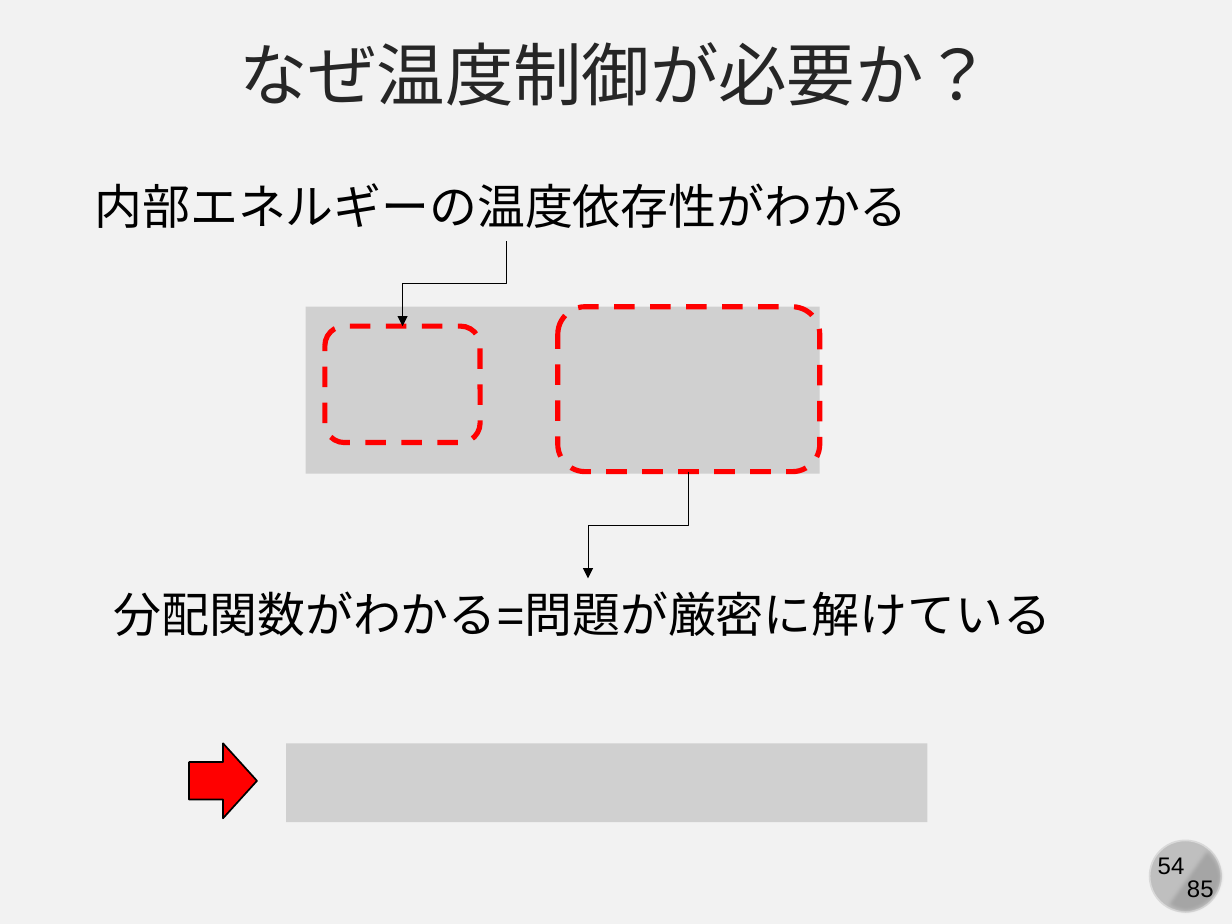
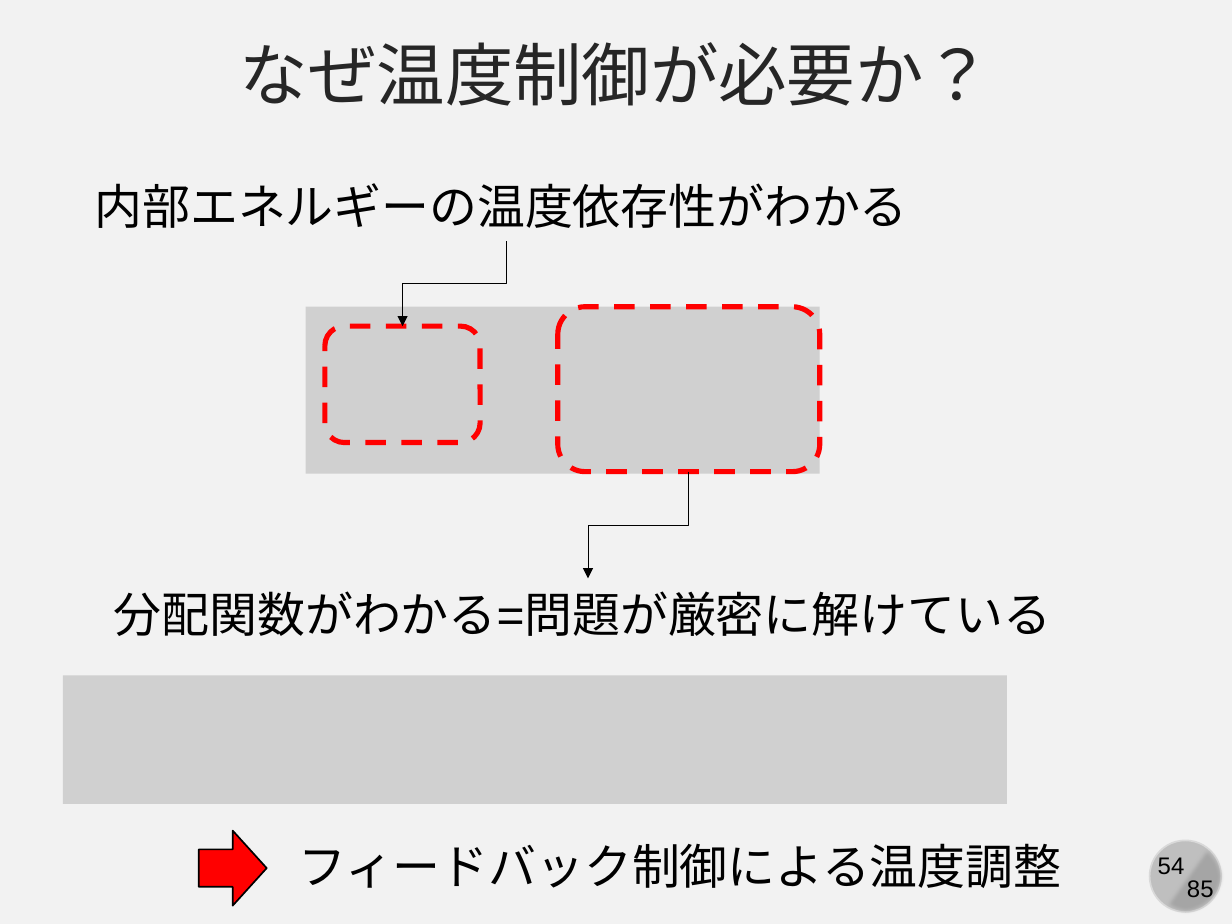
Before and after one commit to kaityo256/simulation_engineering, a slide deck: slide 54 of 06_md_observable/simulation06.pptx. Drawn at 1232x924 pixels with LibreOffice and Linux fonts; fonts in the diff are those of the drawing; grey boxes stand for pictures. Boxes give left, top, right and bottom in pixels: in the first picture for what was removed or moved away, otherwise in the second. Text is boxed around its words. In the diff, an @@ line names an element or a change of style, - is before the commit and + after.

Commit message:
55 slides

```diff
--- a/06_md_observable/simulation06.pptx
+++ b/06_md_observable/simulation06.pptx
@@ picture: place and size @@
-picture at <box>286,743,928,822</box>
+picture at <box>63,675,1007,803</box>
@@ right arrow: place and size @@
-right arrow at <box>190,743,257,818</box>
+right arrow at <box>198,830,266,906</box>
@@ text added at <box>298,843,1061,888</box>, 28 pt, text #000000 @@
+フィードバック制御による温度調整
```
Also in this commit, not shown: 1 slide added.
